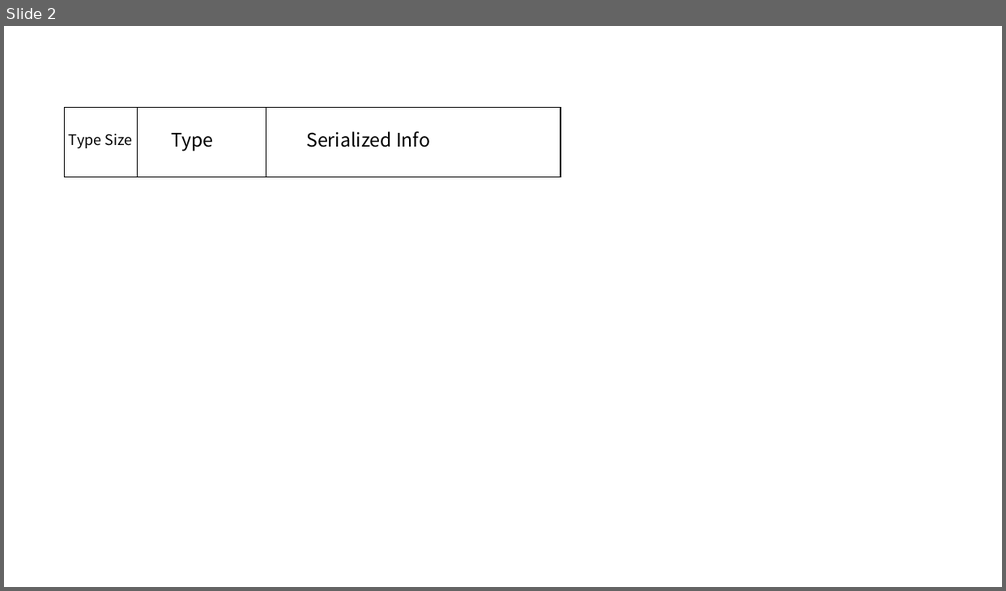
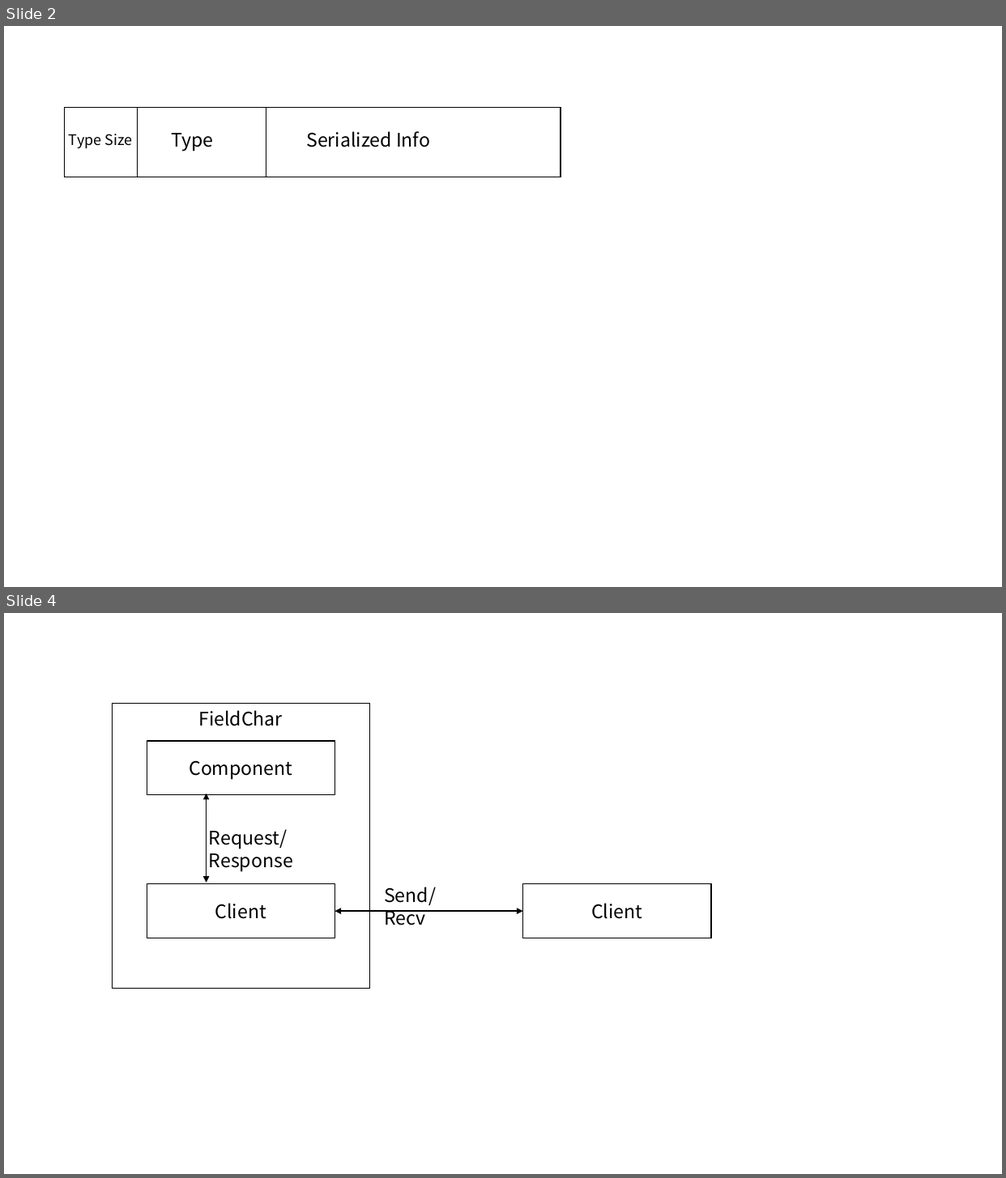
Before and after one commit to KeeJuneLim/Portfolio, a slide deck: 프레젠테이션1.pptx. Shown one above the other, each under a label of ours: slide 2 before the commit, slides 2 and 4 after it; the slides between them are not shown. The pictures are 1006x591 and 1006x1178 pixels, drawn with LibreOffice and Linux fonts; fonts in the diff are those of the drawing. Boxes give left, top, right and bottom in pixels: in the first picture for what was removed or moved away, otherwise in the second. Text is boxed around its words. In the diff, an @@ line names an element or a change of style, - is before the commit and + after.

Commit message:
client 접속 시 player 생성, 해당 맵에 broadcasting 시나리오 추가

```diff
--- a/프레젠테이션1.pptx
+++ b/프레젠테이션1.pptx
@@ slide 4 added at box(4, 613, 1002, 1174), background #FFFFFF @@
@@ rectangle added at box(112, 704, 369, 989), fill #FFFFFF, outline #000000 1 pt, 18 pt, text #000000 @@
+FieldChar
@@ rectangle added at box(147, 741, 335, 795), fill #FFFFFF, outline #000000 1 pt, 18 pt, text #000000 @@
+Component
@@ double arrow added from (206, 794) to (206, 883), #000000 1 pt @@
@@ text added at box(209, 829, 293, 872), 18 pt, text #000000 @@
+Request/Response
@@ rectangle added at box(147, 884, 335, 938), fill #FFFFFF, outline #000000 1 pt, 18 pt, text #000000 @@
+Client
@@ text added at box(384, 887, 436, 926), 18 pt, text #000000 @@
+Send/Recv
@@ rectangle added at box(522, 884, 710, 938), fill #FFFFFF, outline #000000 1 pt, 18 pt, text #000000 @@
+Client
@@ double arrow added from (335, 911) to (522, 911), #000000 1 pt @@
```
Also in this commit, not shown: 1 other slide added, 32 other files.
